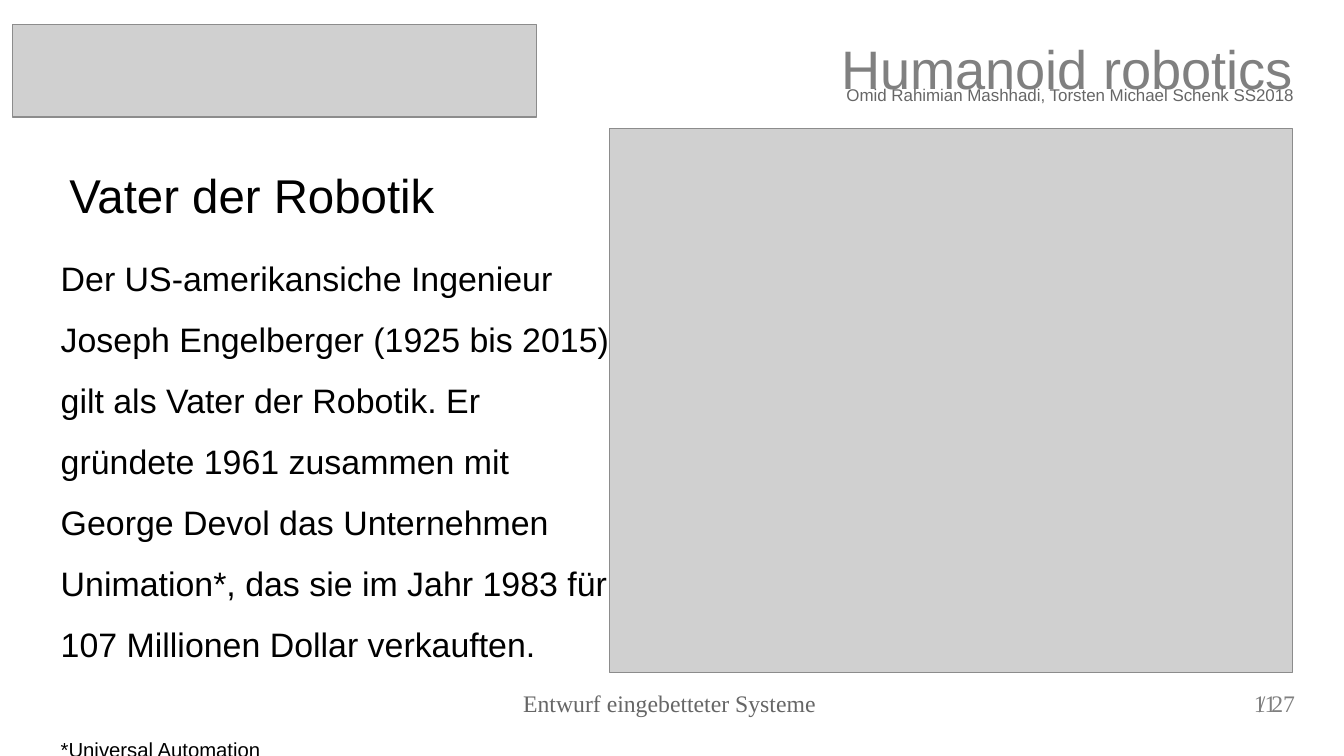
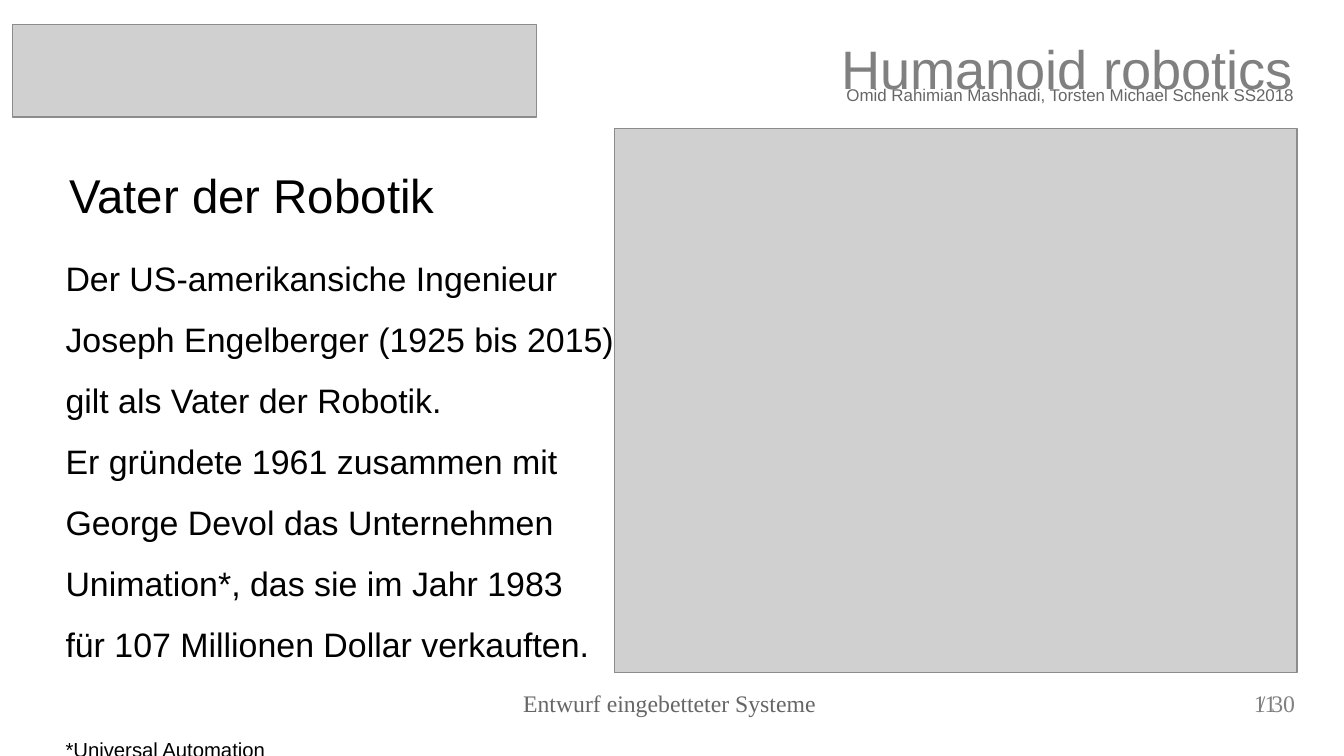
Before and after one commit to torstenschenk/beuth-avatar-ss2018, a slide deck: slide 11 of Presentation/HumanoidRobotic.odp. Drawn at 1344x756 pixels with LibreOffice and Linux fonts; fonts in the diff are those of the drawing; grey boxes stand for pictures. Boxes give left, top, right and bottom in pixels: in the first picture for what was removed or moved away, otherwise in the second. Text is boxed around its words. In the diff, an @@ line names an element or a change of style, - is before the commit and + after.

```diff
--- a/Presentation/HumanoidRobotic.odp
+++ b/Presentation/HumanoidRobotic.odp
@@ picture: place and size @@
-picture at bbox=[610, 129, 1293, 673]
+picture at bbox=[615, 129, 1298, 673]
@@ text at bbox=[66, 266, 614, 658]: text changed @@
-Der US-amerikansiche Ingenieur Joseph Engelberger (1925 bis 2015) gilt als Vater der Robotik. Er gründete 1961 zusammen mit George Devol das Unternehmen Unimation*, das sie im Jahr 1983 für 107 Millionen Dollar verkauften.
+Der US-amerikansiche Ingenieur Joseph Engelberger (1925 bis 2015) gilt als Vater der Robotik.
+Er gründete 1961 zusammen mit George Devol das Unternehmen Unimation*, das sie im Jahr 1983
+für 107 Millionen Dollar verkauften.
@@ text at bbox=[1271, 696, 1295, 712]: text changed @@
-/ 27
+/ 30
```
Also in this commit, not shown: 23 other slides changed, 5 slides added, 2 slides removed, 12 other files.
